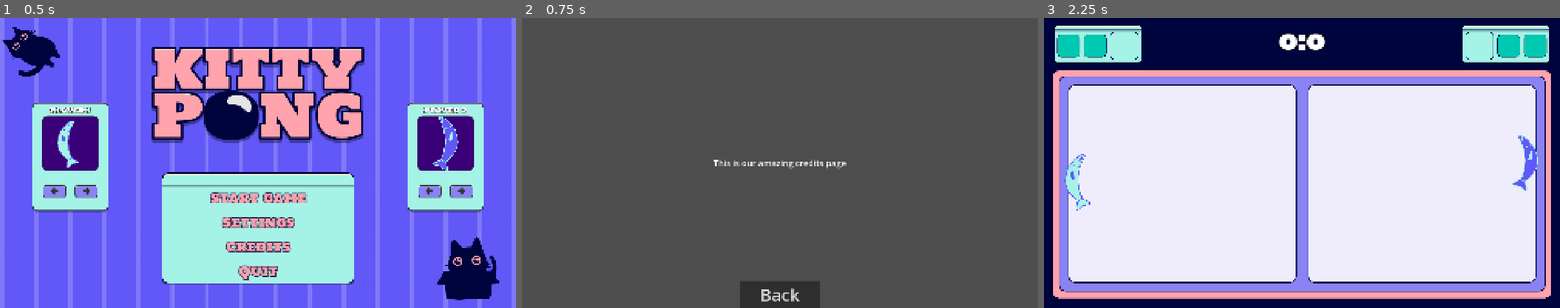
Above: before the commit, frames 1-3 (left to right).
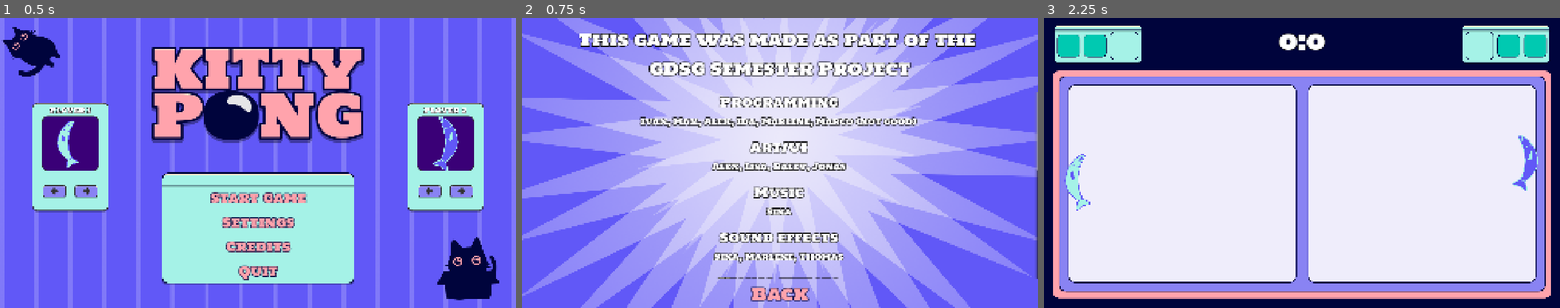
Above: after the commit, the same moments.

Repository: Jurinich/GDSG-WS-semester-project
Game: Godot game, scene res://scenes/main_menu.tscn
The game is run twice, just before and just after one commit, with the same random seed, the same clock (stepped at 60 frames per second) and the same inputs.
Inputs:
- Up to frame 1 (0.5 s): no input
- Up to frame 2 (0.75 s): click "Credits" at 0.5 s
- Up to frame 3 (2.25 s): click "Back" at 1.25 s; click "Start Game" at 2 s

Frame 1 is identical in both runs. In frame 2, 99% of the frame differs, in the area x 0-100%, y 0-100%; in frame 3, nothing differs.

Commit message:
implemented the credits scene

Diff:
--- a/gdsg-semester-project-w-2025-/scenes/credits_scene.tscn
+++ b/gdsg-semester-project-w-2025-/scenes/credits_scene.tscn
@@ -1,8 +1,12 @@
-[gd_scene load_steps=2 format=3 uid="uid://djhf60ttor7am"]
+[gd_scene format=3 uid="uid://djhf60ttor7am"]
 
 [ext_resource type="Script" uid="uid://c7wi0y5tesb1u" path="res://scripts/credits_scene.gd" id="1_ma2dp"]
+[ext_resource type="Texture2D" uid="uid://u4s3ua136vo4" path="res://assets/sprites/Backgrounds/BG_Credits.png" id="2_t4kbm"]
+[ext_resource type="Texture2D" uid="uid://cnhaf3vq6xiw0" path="res://assets/sprites/Logos/GameDevStudents_Logo.png" id="3_s6411"]
+[ext_resource type="Theme" uid="uid://dfhebtip2k3k3" path="res://new_theme.tres" id="3_utjet"]
+[ext_resource type="FontFile" uid="uid://cyq138krrqg2p" path="res://assets/fonts/Holtwood_One_SC/HoltwoodOneSC-Regular.ttf" id="4_s6411"]
 
-[node name="CreditsScene" type="Control"]
+[node name="CreditsScene" type="Control" unique_id=1474240653]
 layout_mode = 3
 anchors_preset = 15
 anchor_right = 1.0
@@ -11,32 +15,165 @@
 grow_vertical = 2
 script = ExtResource("1_ma2dp")
 
-[node name="Label" type="Label" parent="."]
-layout_mode = 1
-anchors_preset = 15
-anchor_right = 1.0
-anchor_bottom = 1.0
-grow_horizontal = 2
-grow_vertical = 2
-theme_override_font_sizes/font_size = 32
-text = "This is our amazing credits page"
+[node name="Background" type="Control" parent="." unique_id=594867076]
+anchors_preset = 0
+offset_right = 40.0
+offset_bottom = 40.0
+
+[node name="TextureRect" type="TextureRect" parent="Background" unique_id=1627325798]
+layout_mode = 0
+offset_right = 40.0
+offset_bottom = 40.0
+texture = ExtResource("2_t4kbm")
+
+[node name="VBoxContainer" type="VBoxContainer" parent="." unique_id=597274638]
+layout_mode = 0
+offset_right = 1920.0
+offset_bottom = 1080.0
+
+[node name="Heading" type="Label" parent="VBoxContainer" unique_id=1544095045]
+custom_minimum_size = Vector2(0, 270)
+layout_mode = 2
+theme = ExtResource("3_utjet")
+theme_override_fonts/font = ExtResource("4_s6411")
+theme_override_font_sizes/font_size = 64
+text = "This game was made as part of the
+GDSG Semester Project"
 horizontal_alignment = 1
 vertical_alignment = 1
 
-[node name="BackButton" type="Button" parent="."]
+[node name="ScrollContainer" type="ScrollContainer" parent="VBoxContainer" unique_id=1851321795]
+layout_mode = 2
+size_flags_vertical = 3
+
+[node name="VBoxContainer" type="VBoxContainer" parent="VBoxContainer/ScrollContainer" unique_id=291733358]
+layout_mode = 2
+size_flags_horizontal = 3
+size_flags_vertical = 3
+
+[node name="subheading" type="Label" parent="VBoxContainer/ScrollContainer/VBoxContainer" unique_id=1481684116]
+custom_minimum_size = Vector2(0, 80)
+layout_mode = 2
+size_flags_horizontal = 4
+theme = ExtResource("3_utjet")
+theme_override_font_sizes/font_size = 48
+text = "Programming"
+
+[node name="person2" type="Label" parent="VBoxContainer/ScrollContainer/VBoxContainer" unique_id=1537928057]
+custom_minimum_size = Vector2(0, 80)
+layout_mode = 2
+size_flags_horizontal = 4
+theme = ExtResource("3_utjet")
+theme_override_font_sizes/font_size = 32
+text = "Ivan, Max, Alex, Ida, Marlene, Marco (not good)"
+
+[node name="subheading2" type="Label" parent="VBoxContainer/ScrollContainer/VBoxContainer" unique_id=1496383330]
+custom_minimum_size = Vector2(0, 80)
+layout_mode = 2
+size_flags_horizontal = 4
+theme = ExtResource("3_utjet")
+theme_override_font_sizes/font_size = 48
+text = "Art/UI"
+
+[node name="person7" type="Label" parent="VBoxContainer/ScrollContainer/VBoxContainer" unique_id=1582382317]
+custom_minimum_size = Vector2(0, 80)
+layout_mode = 2
+size_flags_horizontal = 4
+theme = ExtResource("3_utjet")
+theme_override_font_sizes/font_size = 32
+text = "Alex, Lisa, Ralev, Jonas"
+
+[node name="subheading3" type="Label" parent="VBoxContainer/ScrollContainer/VBoxContainer" unique_id=679296202]
+custom_minimum_size = Vector2(0, 80)
+layout_mode = 2
+size_flags_horizontal = 4
+theme = ExtResource("3_utjet")
+theme_override_font_sizes/font_size = 48
+text = "Music"
+
+[node name="person6" type="Label" parent="VBoxContainer/ScrollContainer/VBoxContainer" unique_id=358236486]
+custom_minimum_size = Vector2(0, 80)
+layout_mode = 2
+size_flags_horizontal = 4
+theme = ExtResource("3_utjet")
+theme_override_font_sizes/font_size = 32
+text = "Sina"
+
+[node name="subheading4" type="Label" parent="VBoxContainer/ScrollContainer/VBoxContainer" unique_id=248337398]
+custom_minimum_size = Vector2(0, 80)
+layout_mode = 2
+size_flags_horizontal = 4
+theme = ExtResource("3_utjet")
+theme_override_font_sizes/font_size = 48
+text = "Sound effects"
+
+[node name="person3" type="Label" parent="VBoxContainer/ScrollContainer/VBoxContainer" unique_id=890607928]
+custom_minimum_size = Vector2(0, 80)
+layout_mode = 2
+size_flags_horizontal = 4
+theme = ExtResource("3_utjet")
+theme_override_font_sizes/font_size = 32
+text = "Sina, Marlene, Thomas"
+
+[node name="subheading5" type="Label" parent="VBoxContainer/ScrollContainer/VBoxContainer" unique_id=2022854532]
+custom_minimum_size = Vector2(0, 80)
+layout_mode = 2
+size_flags_horizontal = 4
+theme = ExtResource("3_utjet")
+theme_override_font_sizes/font_size = 48
+text = "Visual effects"
+
+[node name="person4" type="Label" parent="VBoxContainer/ScrollContainer/VBoxContainer" unique_id=1390519505]
+custom_minimum_size = Vector2(0, 80)
+layout_mode = 2
+size_flags_horizontal = 4
+theme = ExtResource("3_utjet")
+theme_override_font_sizes/font_size = 32
+text = "Ida, Lisa"
+
+[node name="subheading6" type="Label" parent="VBoxContainer/ScrollContainer/VBoxContainer" unique_id=1939386649]
+custom_minimum_size = Vector2(0, 80)
+layout_mode = 2
+size_flags_horizontal = 4
+theme = ExtResource("3_utjet")
+theme_override_font_sizes/font_size = 48
+text = "Game Design"
+
+[node name="person5" type="Label" parent="VBoxContainer/ScrollContainer/VBoxContainer" unique_id=2024217938]
+custom_minimum_size = Vector2(0, 80)
+layout_mode = 2
+size_flags_horizontal = 4
+theme = ExtResource("3_utjet")
+theme_override_font_sizes/font_size = 32
+text = "Alex, Marco, Marlene, Lisa, Thomas, Ivan, Ida, Sina"
+
+[node name="subheading7" type="Label" parent="VBoxContainer/ScrollContainer/VBoxContainer" unique_id=883804319]
+custom_minimum_size = Vector2(0, 80)
+layout_mode = 2
+size_flags_horizontal = 4
+theme = ExtResource("3_utjet")
+theme_override_font_sizes/font_size = 48
+text = "Team Lead"
+
+[node name="person8" type="Label" parent="VBoxContainer/ScrollContainer/VBoxContainer" unique_id=1236501104]
+custom_minimum_size = Vector2(0, 80)
+layout_mode = 2
+size_flags_horizontal = 4
+theme = ExtResource("3_utjet")
+theme_override_font_sizes/font_size = 32
+text = "Ida"
+
+[node name="TextureRect2" type="TextureRect" parent="VBoxContainer/ScrollContainer/VBoxContainer" unique_id=1757132302]
+layout_mode = 2
+size_flags_horizontal = 4
+size_flags_vertical = 4
+texture = ExtResource("3_s6411")
+
+[node name="BackButton" type="Button" parent="VBoxContainer" unique_id=1326480449]
 custom_minimum_size = Vector2(300, 100)
-layout_mode = 1
-anchors_preset = 7
-anchor_left = 0.5
-anchor_top = 1.0
-anchor_right = 0.5
-anchor_bottom = 1.0
-offset_left = -4.0
-offset_top = -8.0
-offset_right = 4.0
-grow_horizontal = 2
-grow_vertical = 0
+layout_mode = 2
+theme = ExtResource("3_utjet")
 theme_override_font_sizes/font_size = 64
 text = "Back"
 
-[connection signal="pressed" from="BackButton" to="." method="_on_back_button_pressed"]
+[connection signal="pressed" from="VBoxContainer/BackButton" to="." method="_on_back_button_pressed"]
Binary file added: gdsg-semester-project-w-2025-/assets/sprites/Logos/GameDevStudents_Logo.png
Not shown, added: gdsg-semester-project-w-2025-/assets/sprites/Logos/GameDevStudents_Logo.png.import
Not shown, changed: README.md
